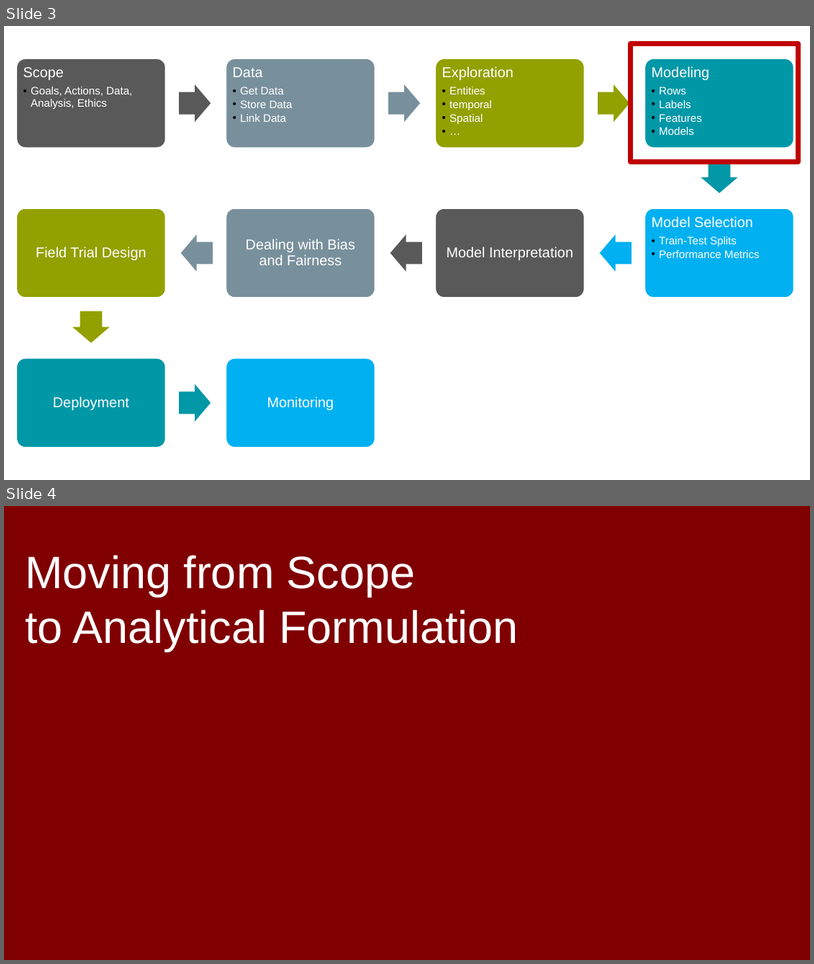
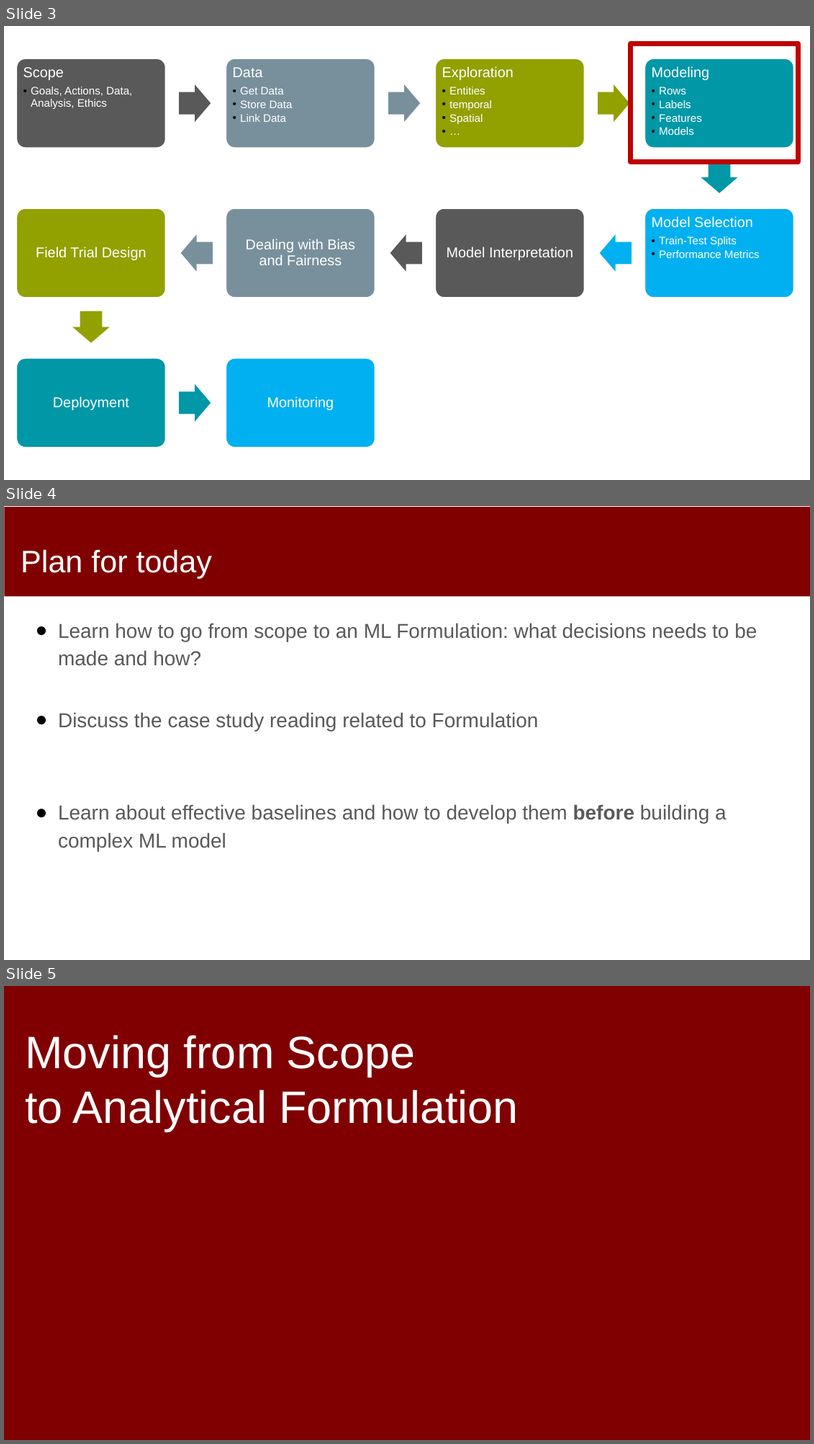
Before and after one commit to dssg/MLinPractice, a slide deck: Lectures/Lecture4-Formulation.pptx. Shown one above the other, each under a label of ours: slides 3 and 4 before the commit, slides 3, 4 and 5 after it. The pictures are 814x964 and 814x1444 pixels, drawn with LibreOffice and Linux fonts; fonts in the diff are those of the drawing. Boxes give left, top, right and bottom in pixels: in the first picture for what was removed or moved away, otherwise in the second. Text is boxed around its words. In the diff, an @@ line names an element or a change of style, - is before the commit and + after.

```diff
--- a/Lectures/Lecture4-Formulation.pptx
+++ b/Lectures/Lecture4-Formulation.pptx
@@ slide 4 added at box(4, 506, 810, 960), background #FFFFFF @@
@@ rectangle added at box(5, 507, 810, 596), fill #800000 @@
@@ title added at box(21, 549, 212, 579), 37 pt, text #FFFFFF @@
+Plan for today
@@ text added at box(58, 623, 757, 851), 24 pt, text #595959 @@
+● Learn how to go from scope to an ML Formulation: what decisions needs to be made and how?
+● Discuss the case study reading related to Formulation
+● Learn about effective baselines and how to develop them before building a complex ML model
@@ what was slide 4 is now slide 5 @@
```
Also in this commit, not shown: 6 slides changed, 5 other slides added, 2 slides removed.
